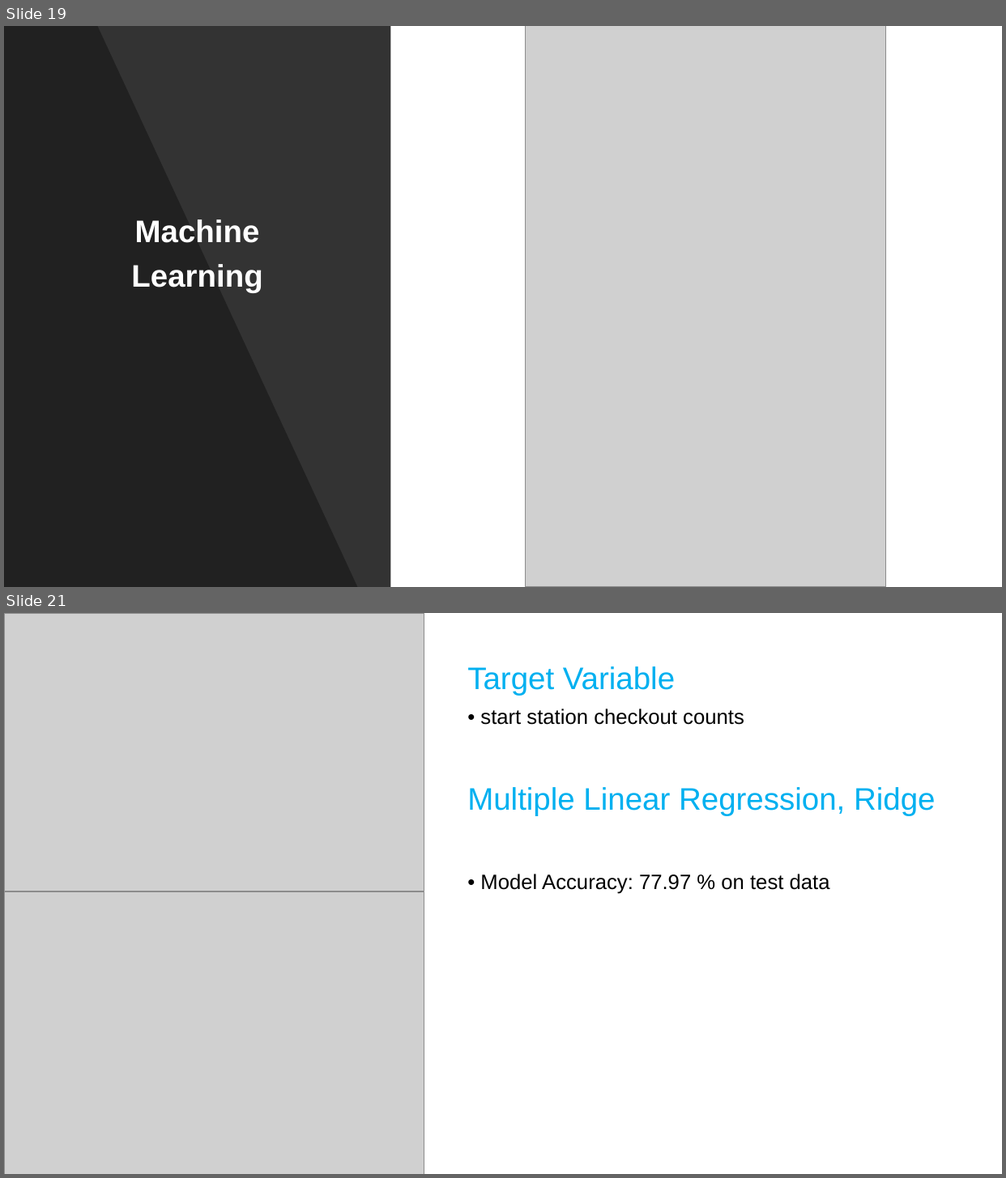
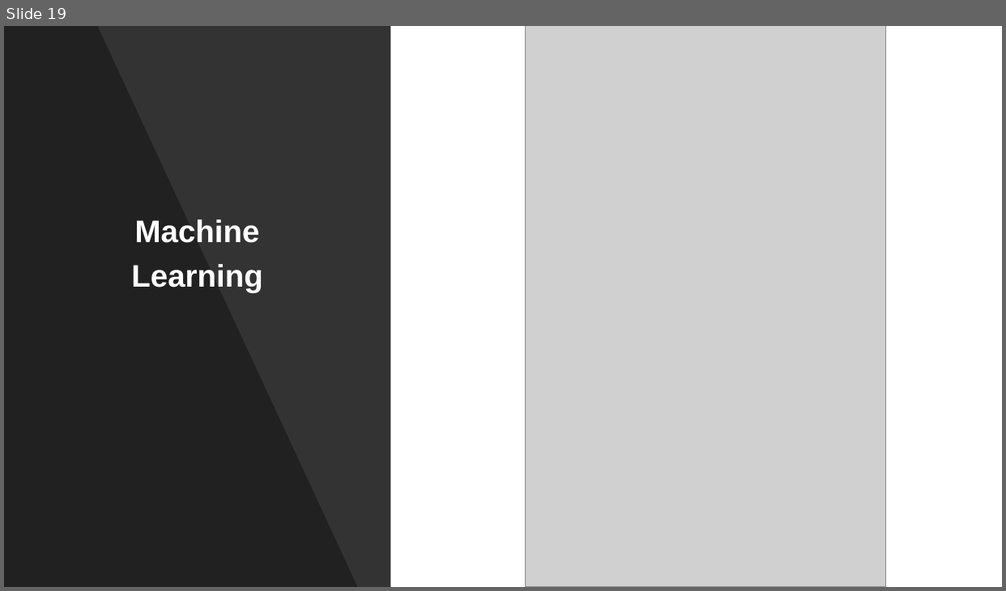
Before and after one commit to kkrlee/CitiBike-Capstone, a slide deck: Citi Bike.pptx. Shown one above the other, each under a label of ours: slides 19 and 21 before the commit, slide 19 after it; the slides between them are not shown. The pictures are 1006x1178 and 1006x591 pixels, drawn with LibreOffice and Linux fonts; fonts in the diff are those of the drawing; grey boxes stand for pictures. Boxes give left, top, right and bottom in pixels: in the first picture for what was removed or moved away, otherwise in the second. Text is boxed around its words. In the diff, an @@ line names an element or a change of style, - is before the commit and + after.

```diff
--- a/Citi Bike.pptx
+++ b/Citi Bike.pptx
@@ slide 21 removed at (x1=4, y1=613, x2=1002, y2=1174), background #FFFFFF @@
@@ picture removed at (x1=4, y1=613, x2=424, y2=892) @@
@@ subtitle removed at (x1=467, y1=666, x2=936, y2=894) @@
-Target Variable
-• start station checkout counts
-Multiple Linear Regression, Ridge
-• Model Accuracy: 77.97 % on test data
@@ picture removed at (x1=4, y1=892, x2=424, y2=1174) @@
```
Also in this commit, not shown: 7 slides changed, 3 slides added, 4 other slides removed, 1 other file.
